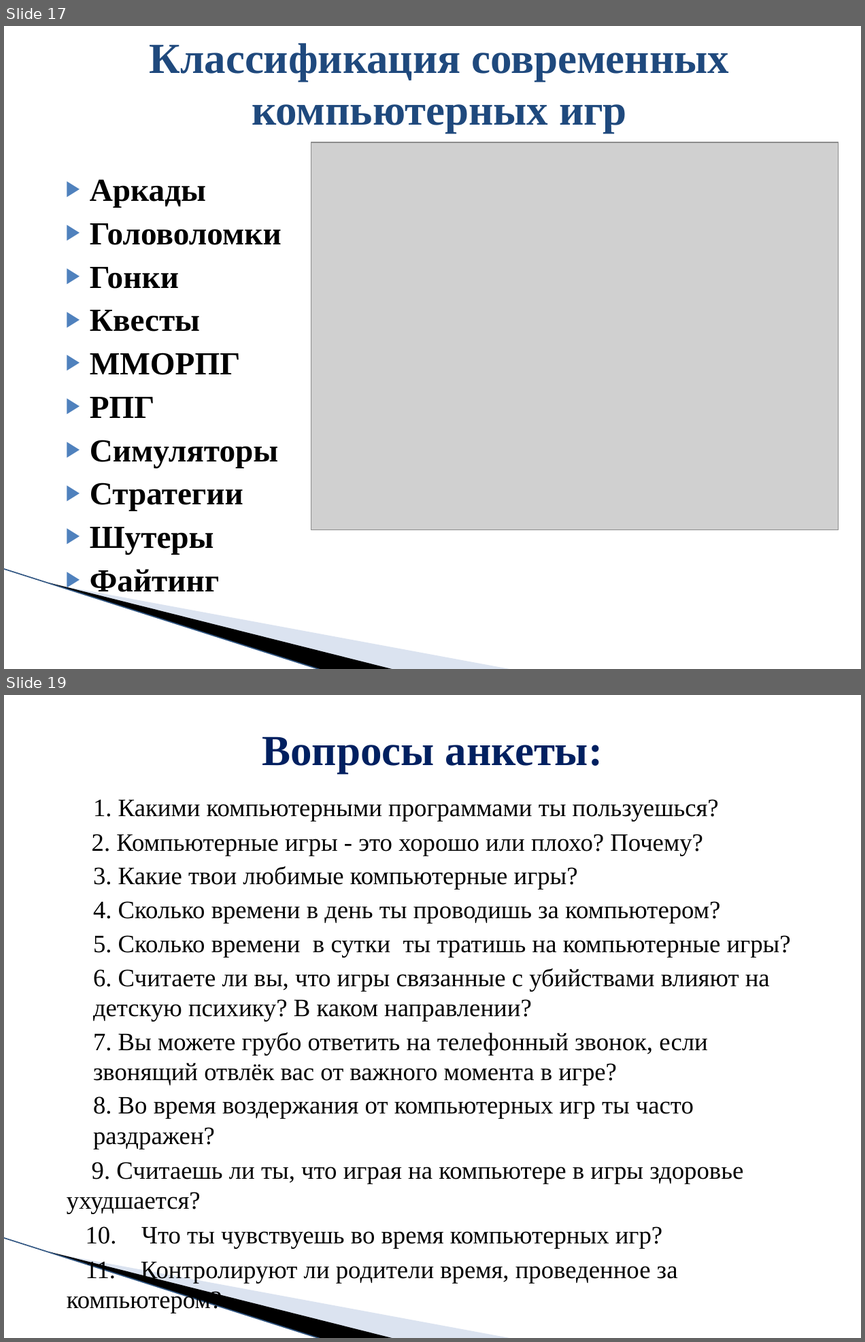
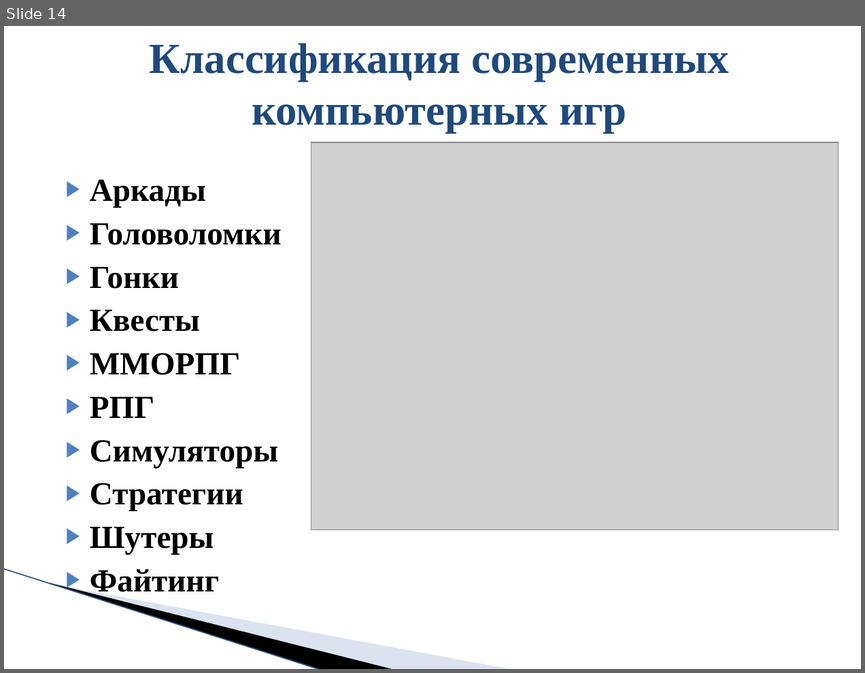
Before and after one commit to AlexanderSokolov69/PyGame_6_7_class, a slide deck: 01. Знакомство/prezentatsiya_igry1.pptx. Shown one above the other, each under a label of ours: slides 17 and 19 before the commit, slide 14 after it; the slides between them are not shown. The pictures are 865x1342 and 865x673 pixels, drawn with LibreOffice and Linux fonts; fonts in the diff are those of the drawing; grey boxes stand for pictures; background and template pictures are left out. Boxes give left, top, right and bottom in pixels: in the first picture for what was removed or moved away, otherwise in the second. Text is boxed around its words. In the diff, an @@ line names an element or a change of style, - is before the commit and + after.

```diff
--- a/01. Знакомство/prezentatsiya_igry1.pptx
+++ b/01. Знакомство/prezentatsiya_igry1.pptx
@@ slide 19 removed at bbox=[4, 695, 861, 1338], background picture (left out); not listed: 3 template elements that a slide beside it also shows @@
@@ title removed at bbox=[262, 736, 602, 774] @@
-Вопросы анкеты:
@@ text removed at bbox=[67, 799, 791, 1313] @@
-  1. Какими компьютерными программами ты пользуешься?
-2. Компьютерные игры - это хорошо или плохо? Почему?
-  3. Какие твои любимые компьютерные игры?
-  4. Сколько времени в день ты проводишь за компьютером?
-  5. Сколько времени в сутки ты тратишь на компьютерные игры?
-  6. Считаете ли вы, что игры связанные с убийствами влияют на детскую психику? В каком направлении?
-  7. Вы можете грубо ответить на телефонный звонок, если звонящий отвлёк вас от важного момента в игре?
-  8. Во время воздержания от компьютерных игр ты часто раздражен?
-9. Считаешь ли ты, что играя на компьютере в игры здоровье ухудшается?
-10. Что ты чувствуешь во время компьютерных игр?
-11. Контролируют ли родители время, проведенное за компьютером?
@@ what was slide 17 is now slide 14 @@
```
Also in this commit, not shown: 14 other slides removed.
